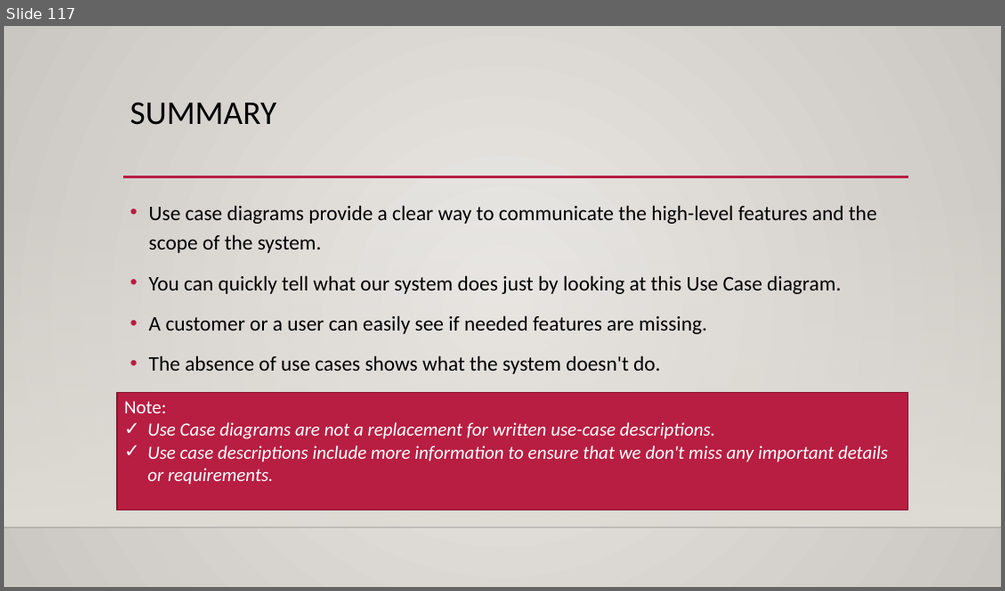
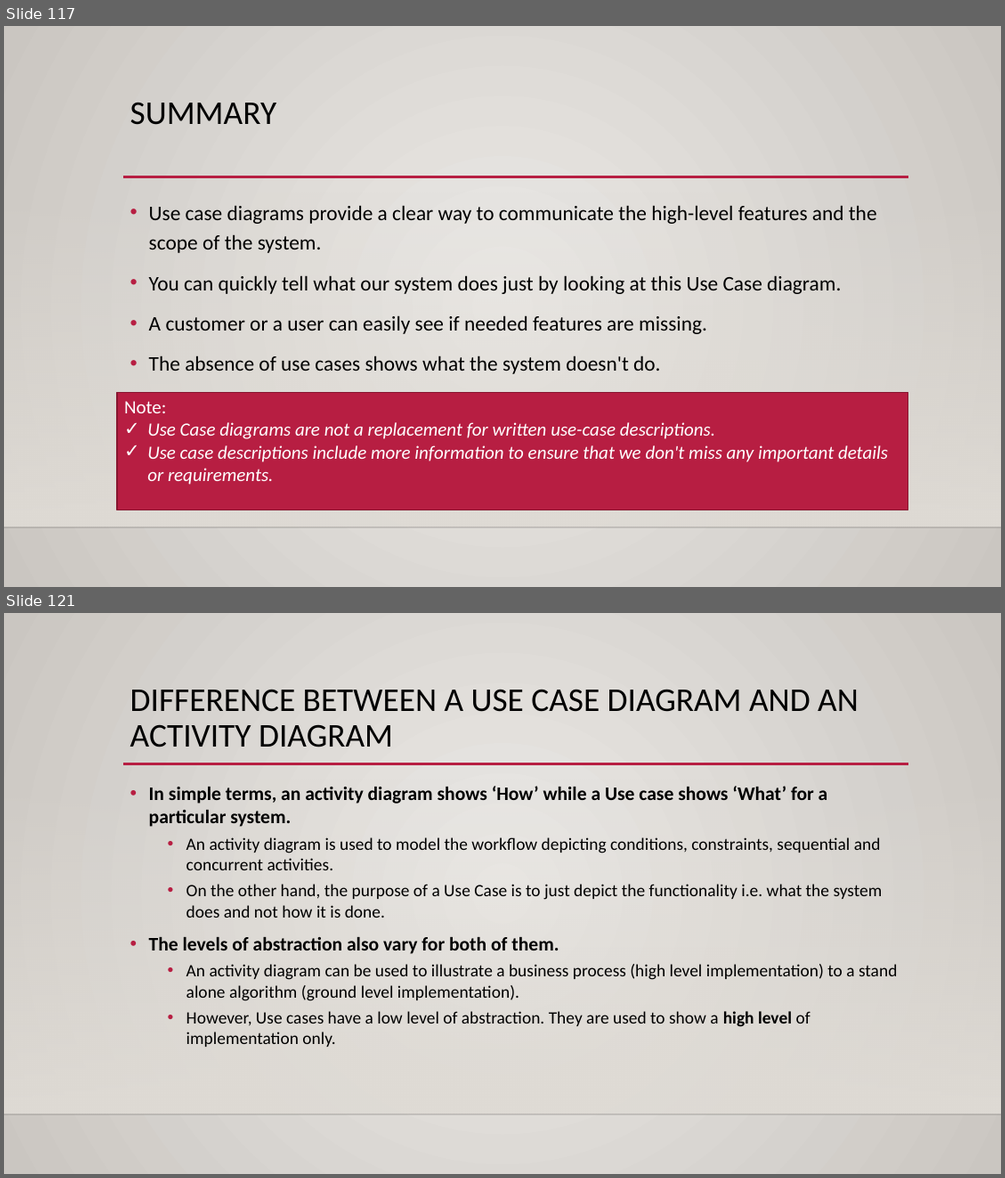
Before and after one commit to joydip-git/siemens-ooad-uml-25thaugust, a slide deck: presentation/OOAD and uml.pptx. Shown one above the other, each under a label of ours: slide 117 before the commit, slides 117 and 121 after it; the slides between them are not shown. The pictures are 1005x591 and 1005x1178 pixels, drawn with LibreOffice and Linux fonts; fonts in the diff are those of the drawing; background and template pictures are left out. Boxes give left, top, right and bottom in pixels: in the first picture for what was removed or moved away, otherwise in the second. Text is boxed around its words. In the diff, an @@ line names an element or a change of style, - is before the commit and + after.

```diff
--- a/presentation/OOAD and uml.pptx
+++ b/presentation/OOAD and uml.pptx
@@ slide 121 added at <box>4,613,1001,1174</box>, background gradient #ECEAE7 to #CAC7C1; not listed: 3 template elements that a slide beside it also shows @@
@@ title added at <box>130,689,858,747</box>, 32 pt, text #000000 @@
+DIFFERENCE BETWEEN A USE CASE DIAGRAM AND AN ACTIVITY DIAGRAM
@@ text added at <box>149,786,897,1046</box>, 16.6 pt, text #000000 @@
+• In simple terms, an activity diagram shows ‘How’ while a Use case shows ‘What’ for a particular system.
+  • An activity diagram is used to model the workflow depicting conditions, constraints, sequential and concurrent activities.
+  • On the other hand, the purpose of a Use Case is to just depict the functionality i.e. what the system does and not how it is done.
+• The levels of abstraction also vary for both of them.
+  • An activity diagram can be used to illustrate a business process (high level implementation) to a stand alone algorithm (ground level implementation).
+  • However, Use cases have a low level of abstraction. They are used to show a high level of implementation only.
```
Also in this commit, not shown: 1 slide changed, 69 other slides added, 3 other files.
